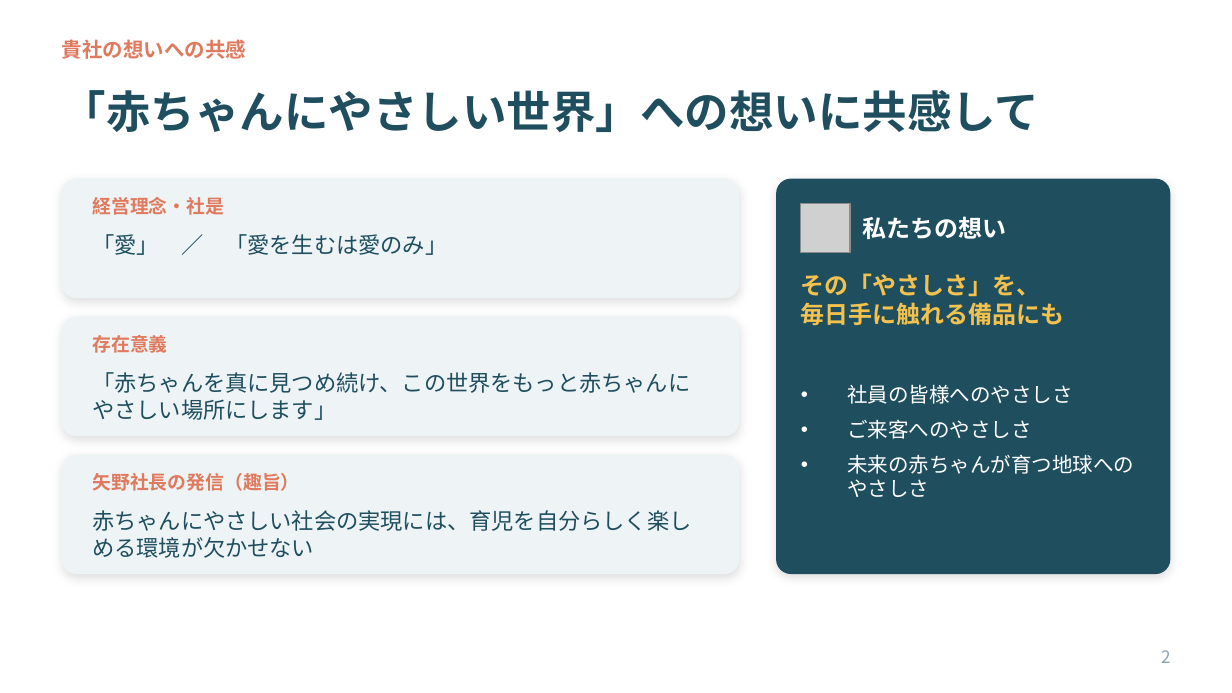
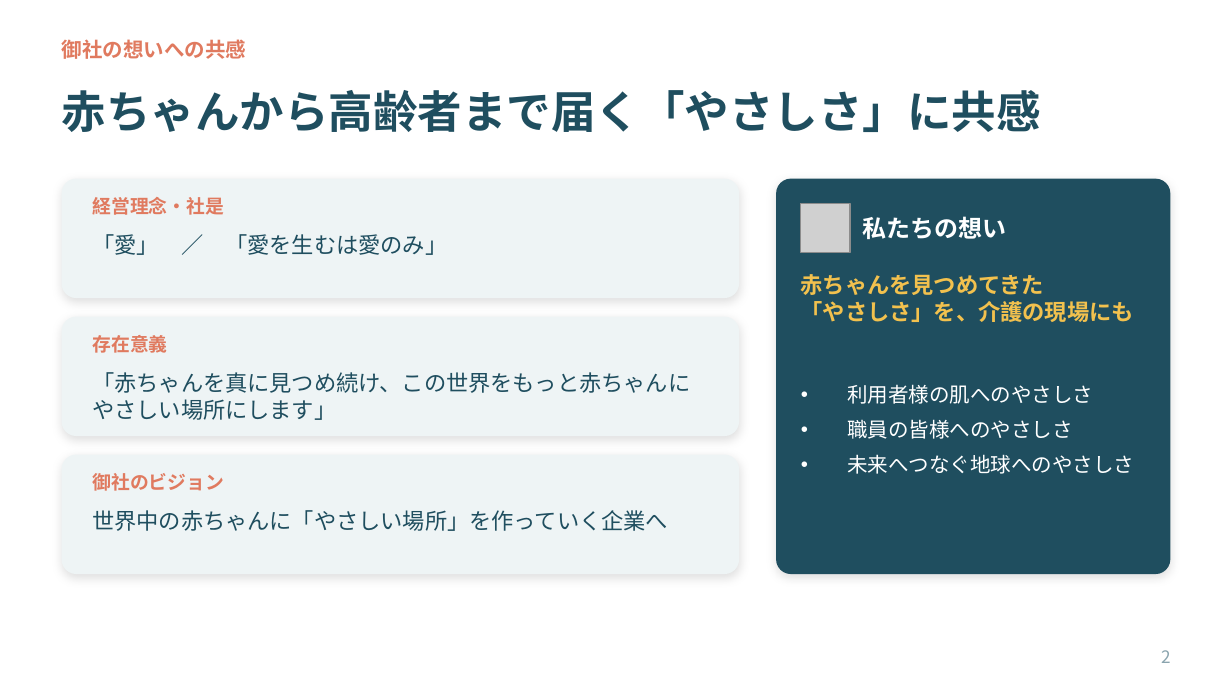
Before and after one commit to ha19870907-a11y/turbo-disco, a slide deck: slide 2 of tissue_sales_roleplay.pptx. Drawn at 1232x693 pixels with LibreOffice and Linux fonts; fonts in the diff are those of the drawing; grey boxes stand for pictures. Boxes give left, top, right and bottom in pixels: in the first picture for what was removed or moved away, otherwise in the second. Text is boxed around its words. In the diff, an @@ line names an element or a change of style, - is before the commit and + after.

```diff
--- a/tissue_sales_roleplay.pptx
+++ b/tissue_sales_roleplay.pptx
@@ text at bbox=[62, 39, 247, 59]: text changed @@
-貴社の想いへの共感
+御社の想いへの共感
@@ title at bbox=[62, 90, 1041, 132]: text changed @@
-「赤ちゃんにやさしい世界」への想いに共感して
+赤ちゃんから高齢者まで届く「やさしさ」に共感
@@ text at bbox=[801, 274, 1134, 322]: text changed; size 14 to 13 pt @@
-その「やさしさ」を、
-毎日手に触れる備品にも
+赤ちゃんを見つめてきた
+「やさしさ」を、介護の現場にも
@@ text at bbox=[847, 384, 1134, 474]: text changed @@
-• 社員の皆様へのやさしさ
-• ご来客へのやさしさ
-• 未来の赤ちゃんが育つ地球へのやさしさ
+• 利用者様の肌へのやさしさ
+• 職員の皆様へのやさしさ
+• 未来へつなぐ地球へのやさしさ
@@ text at bbox=[92, 473, 224, 491]: text changed @@
-矢野社長の発信（趣旨）
+御社のビジョン
@@ text at bbox=[92, 510, 668, 531]: text changed @@
-赤ちゃんにやさしい社会の実現には、育児を自分らしく楽しめる環境が欠かせない
+世界中の赤ちゃんに「やさしい場所」を作っていく企業へ
```
Also in this commit, not shown: 9 other slides changed.
